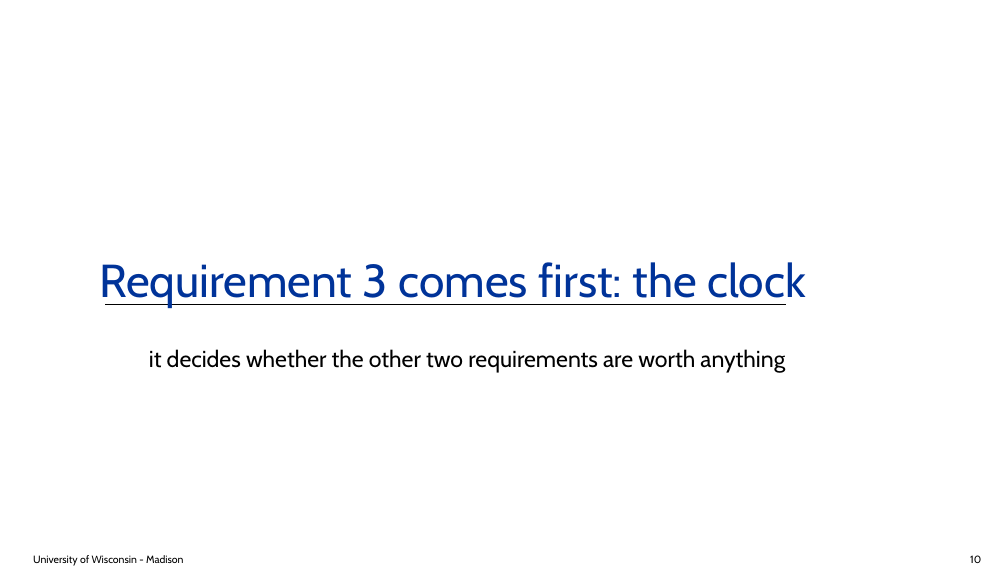
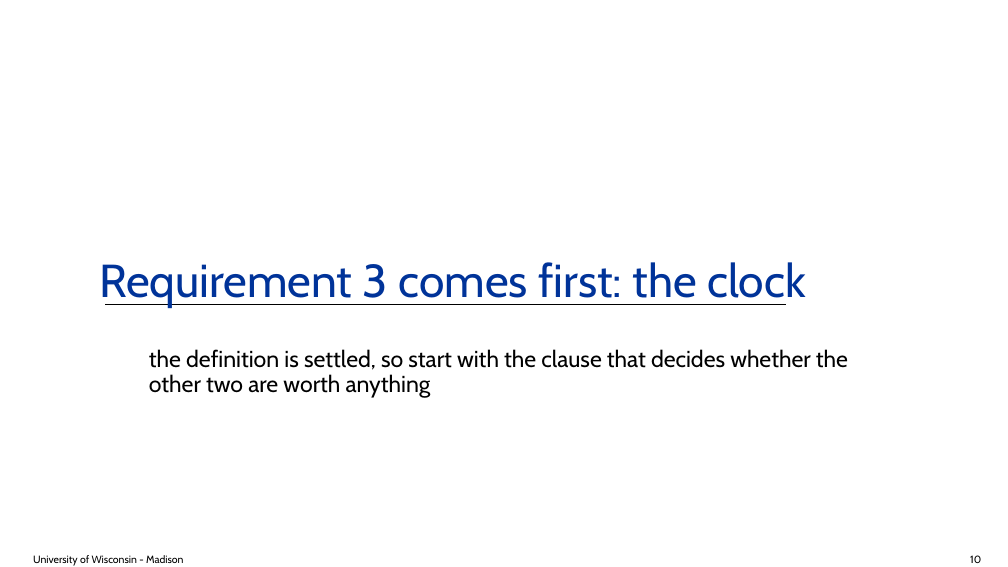
Before and after one commit to ksha23/chrono-hil-tutorial, a slide deck: slide 10 of tutorial_HIL_driver.pptx. Drawn at 1008x567 pixels with LibreOffice and Linux fonts; fonts in the diff are those of the drawing; background and template pictures are left out. Boxes give left, top, right and bottom in pixels: in the first picture for what was removed or moved away, otherwise in the second. Text is boxed around its words. In the diff, an @@ line names an element or a change of style, - is before the commit and + after.

```diff
--- a/tutorial_HIL_driver.pptx
+++ b/tutorial_HIL_driver.pptx
@@ text at bbox=[149, 349, 848, 398]: text changed @@
-it decides whether the other two requirements are worth anything
+the definition is settled, so start with the clause that decides whether the other two are worth anything
```
Also in this commit, not shown: 23 other slides changed, 5 other files.
